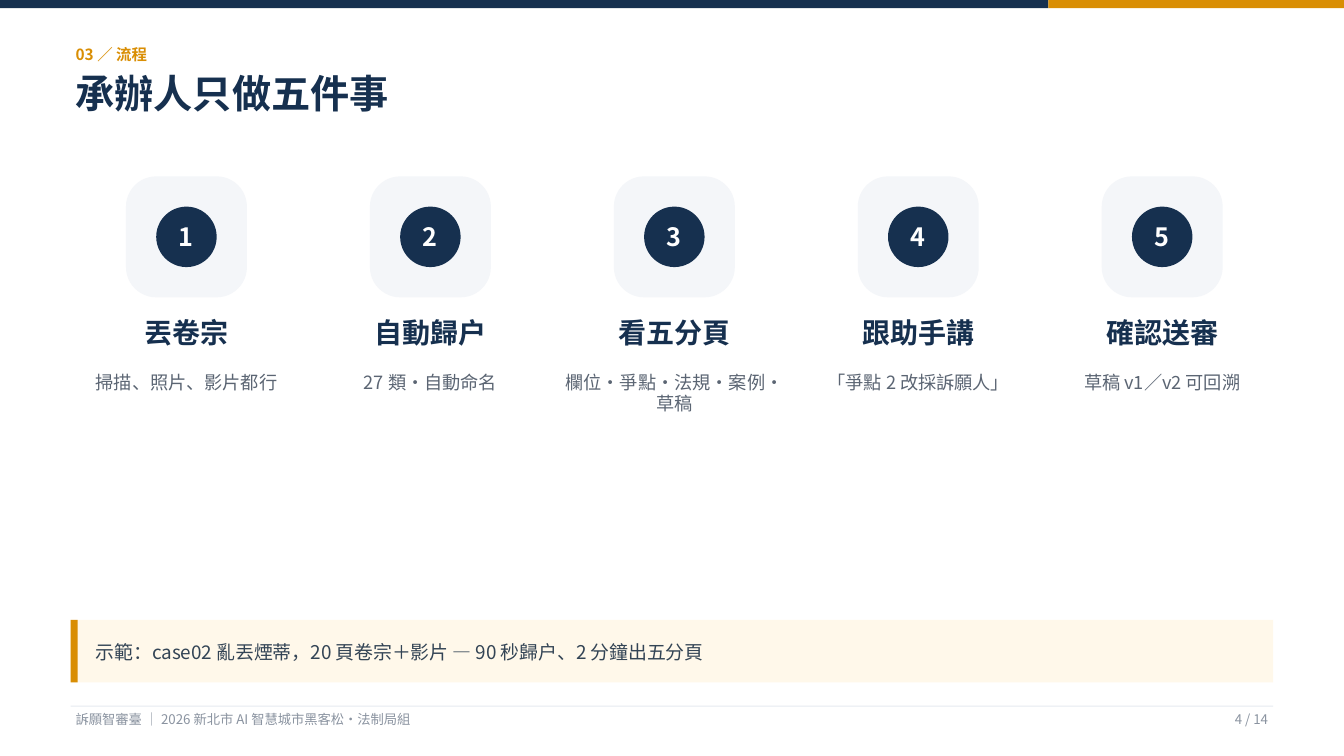
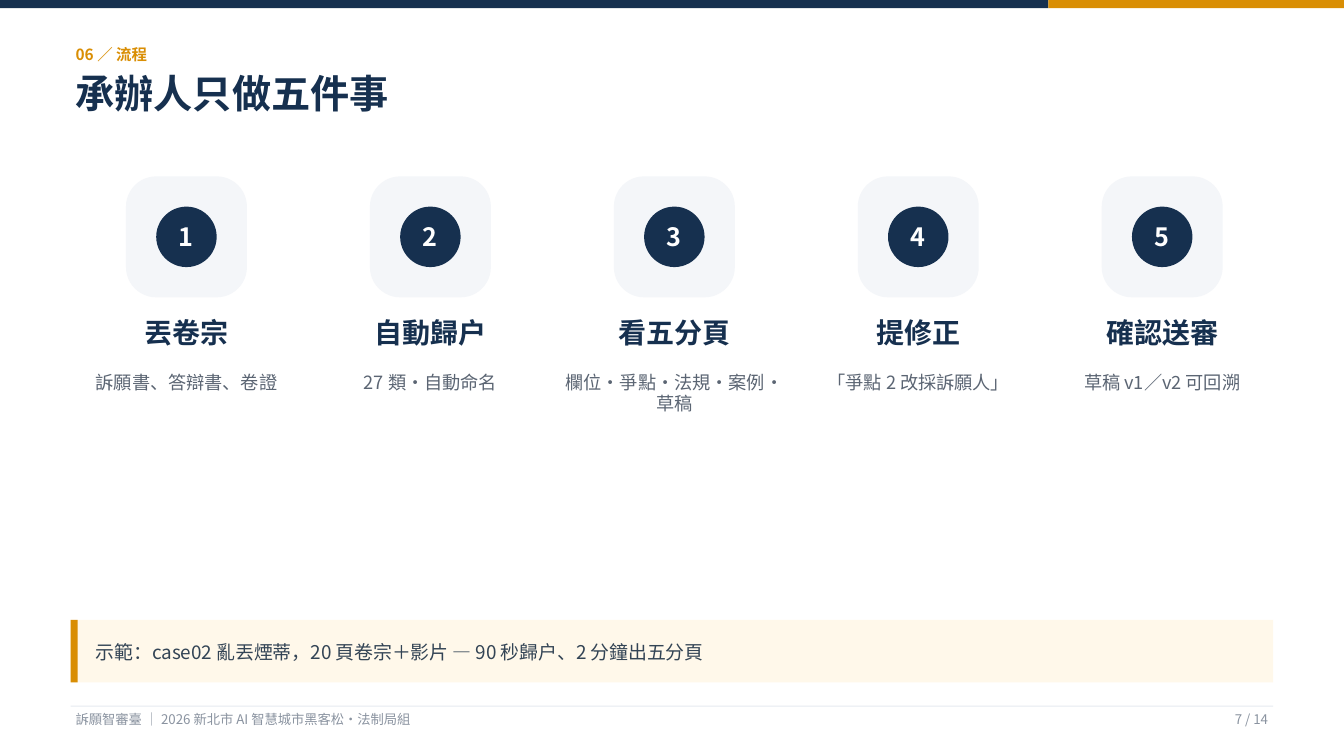
Before and after one commit to KevinMursh/hackathon_wisxxxx, a slide deck: slide 7 of docs/提案/提案簡報-訴願智審臺.pptx (slide 4 before the commit). Drawn at 1344x756 pixels with LibreOffice and Linux fonts; fonts in the diff are those of the drawing. Boxes give left, top, right and bottom in pixels: in the first picture for what was removed or moved away, otherwise in the second. Text is boxed around its words. In the diff, an @@ line names an element or a change of style, - is before the commit and + after.

```diff
--- a/docs/提案/提案簡報-訴願智審臺.pptx
+++ b/docs/提案/提案簡報-訴願智審臺.pptx
@@ text at <box>76,45,147,65</box>: text changed @@
-03 ／ 流程
+06 ／ 流程
@@ text at <box>876,319,960,346</box>: text changed @@
-跟助手講
+提修正
@@ text at <box>96,373,278,391</box>: text changed @@
-掃描、照片、影片都行
+訴願書、答辯書、卷證
@@ text at <box>1235,714,1268,724</box>: text changed @@
-4 / 14
+7 / 14
```
Also in this commit, not shown: 9 other slides changed, 3 slides added, 3 slides removed, 3 other files.
